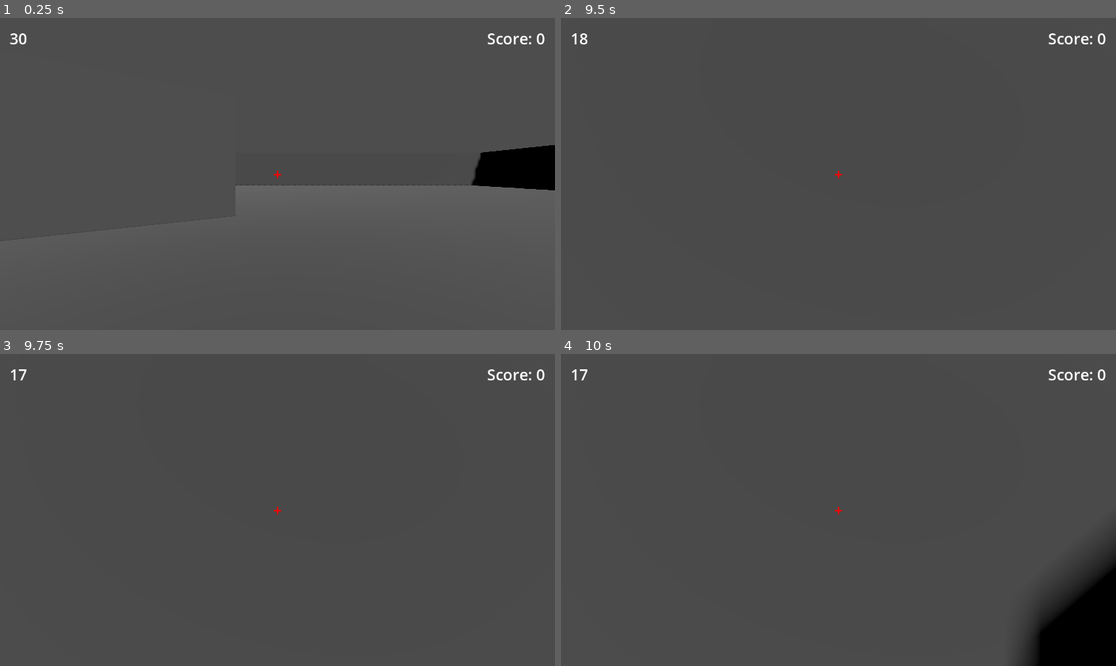
Above: before the commit, frames 1-4 (two rows, left to right).
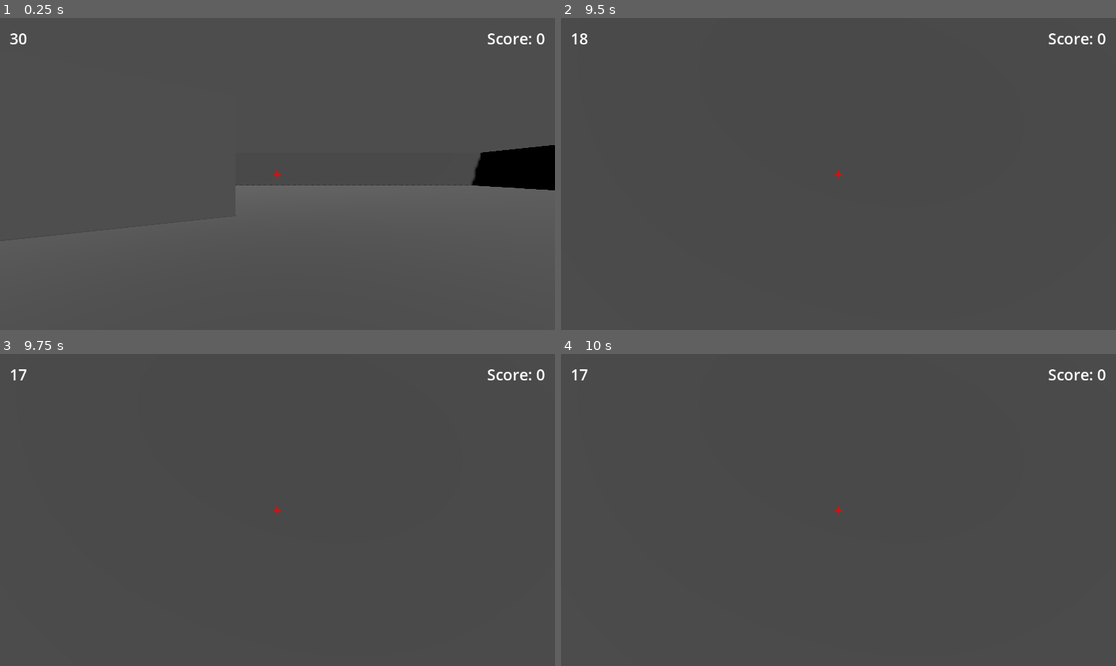
Above: after the commit, the same moments.

Repository: Fledgewing/cline-examples
Game: Godot game, scene res://scenes/main.tscn
Same seed, same stepped clock (60 frames per second), same inputs: the game is played once before the commit and once after it.
Inputs (mouse positions are in pixels of both pictures, inside the frame that each line leads up to):
- Up to frame 1 (0.25 s): no input
- Up to frame 2 (9.5 s): tap Enter at 0.5, 3.5, 5 s; move the mouse to (866, 174) at 0.52 s; hold W (move_forward) 0.53-5.78 s; click (866, 174) at 0.6 s; tap Space (jump) at 0.77, 1.52, 2.75, 3.02, 3.77, 4.25, 4.52, 5.75, 6.02, 6.77, 7.52, 9.02 s; move the mouse to (810, 174) at 1.27 s; click (810, 174) at 1.35 s; move the mouse to (849, 167) at 2.02 s; click (849, 167) at 2.1 s; move the mouse to (832, 180) at 2.77 s; click (832, 180) at 2.85 s; move the mouse to (877, 177) at 3.52 s; click (877, 177) at 3.6 s; move the mouse to (794, 170) at 4.27 s; click (794, 170) at 4.35 s; move the mouse to (844, 174) at 5.02 s; click (844, 174) at 5.1 s; move the mouse to (816, 167) at 5.77 s; hold D (move_right) 5.78-6.53 s; click (816, 167) at 5.85 s; move the mouse to (866, 174) at 6.52 s; hold W (move_forward) 6.53-8.78 s; click (866, 174) at 6.6 s; move the mouse to (810, 174) at 7.27 s; click (810, 174) at 7.35 s; move the mouse to (849, 167) at 8.02 s; click (849, 167) at 8.1 s; move the mouse to (832, 180) at 8.77 s; hold A (move_left) from 8.78 s (still down); click (832, 180) at 8.85 s
- Up to frame 3 (9.75 s): move the mouse to (316, 513) at 9.52 s; release A (move_left) at 9.53 s; hold W (move_forward) from 9.53 s (still down); click (316, 513) at 9.6 s
- Up to frame 4 (10 s): keep holding W (move_forward); tap Space (jump) at 9.77 s

Frames 1-3 are identical in both runs. In frame 4, 4.6% of the frame differs, in the area x 82-100%, y 59-100%.
Error in both runs: Invalid access to property or key 'debug_shape_enabled' on a base object of type 'RayCast3D'. (res://scripts/weapon.gd:32)

Commit message:
Game Over

Diff:
--- a/simple-fps-godot/scenes/main.tscn
+++ b/simple-fps-godot/scenes/main.tscn
@@ -176,3 +176,24 @@
 text = "Click to Play"
 horizontal_alignment = 1
 vertical_alignment = 1
+
+[node name="GameOver" type="Label" parent="UI"]
+unique_name_in_owner = true
+visible = false
+layout_mode = 1
+anchors_preset = 8
+anchor_left = 0.5
+anchor_top = 0.5
+anchor_right = 0.5
+anchor_bottom = 0.5
+offset_left = -300
+offset_top = -50
+offset_right = 300
+offset_bottom = 50
+grow_horizontal = 2
+grow_vertical = 2
+theme_override_font_sizes/font_size = 48
+text = "Game Over - an Enemy touched you.
+Press any key to restart."
+horizontal_alignment = 1
+vertical_alignment = 1
--- a/simple-fps-godot/scripts/enemy.gd
+++ b/simple-fps-godot/scripts/enemy.gd
@@ -55,7 +55,14 @@
         velocity = Vector3.ZERO
 
     # Move enemy
-    move_and_slide()
+    var collision = move_and_collide(velocity * _delta)
+    if collision:
+        var collider = collision.get_collider()
+        if collider.is_in_group("player"):
+            # Find game manager and trigger game over
+            var game_manager = get_tree().get_first_node_in_group("game_manager")
+            if game_manager:
+                game_manager.end_game()
 
 func take_damage(amount: int):
     if is_dead:
--- a/simple-fps-godot/scripts/game_manager.gd
+++ b/simple-fps-godot/scripts/game_manager.gd
@@ -8,10 +8,11 @@
 var score: int = 0
 var spawn_points: Array
 var game_started: bool = false
+var game_over: bool = false
 
 @onready var score_label = $"../UI/Score"
 @onready var click_to_play = $"../UI/ClickToPlay"
-@onready var nav_region = $"../NavigationRegion3D"
+@onready var game_over_label = $"../UI/GameOver"
 
 func _ready():
     spawn_points = get_tree().get_nodes_in_group("spawn_point")
@@ -21,15 +22,22 @@
     if OS.has_feature("web"):
         Input.mouse_mode = Input.MOUSE_MODE_VISIBLE
         click_to_play.visible = true
+        game_over_label.visible = false
     else:
         Input.mouse_mode = Input.MOUSE_MODE_CAPTURED
         click_to_play.visible = false
+        game_over_label.visible = false
         start_game()
 
 func _input(event):
+    if game_over:
+        if event is InputEventKey and event.pressed:
+            restart_game()
+            return
+
     if OS.has_feature("web"):
         if event is InputEventMouseButton and event.pressed:
-            if Input.mouse_mode == Input.MOUSE_MODE_VISIBLE:
+            if Input.mouse_mode == Input.MOUSE_MODE_VISIBLE and not game_over:
                 Input.mouse_mode = Input.MOUSE_MODE_CAPTURED
                 click_to_play.visible = false
                 start_game()
@@ -39,18 +47,40 @@
         return
 
     game_started = true
+    game_over = false
     score = 0
     score_label.text = "Score: " + str(score)
-
-    print_debug("Starting game...")
+    game_over_label.visible = false
 
     # Start spawning enemies
     spawn_enemy()
     spawn_enemy()  # Spawn two initially
     spawn_enemy()  # Spawn three initially
 
+func end_game():
+    game_over = true
+    game_started = false
+    Input.mouse_mode = Input.MOUSE_MODE_VISIBLE
+    game_over_label.text = "Game Over - an Enemy touched you.\nPress any key to restart."
+    game_over_label.visible = true
+
+    # Clear existing enemies
+    for enemy in get_tree().get_nodes_in_group("enemy"):
+        enemy.queue_free()
+
+func restart_game():
+    # Reset game state
+    game_over = false
+    score = 0
+    score_label.text = "Score: " + str(score)
+    game_over_label.visible = false
+    Input.mouse_mode = Input.MOUSE_MODE_CAPTURED
+
+    # Start new game
+    start_game()
+
 func spawn_enemy():
-    if !game_started:
+    if !game_started or game_over:
         return
 
     var current_enemies = get_tree().get_nodes_in_group("enemy")
@@ -61,7 +91,7 @@
         var enemy = enemy_scene.instantiate()
         enemy.position = spawn_point.position
         enemy.position.y = 0  # Ensure enemy is on ground
-        nav_region.add_child(enemy)
+        add_sibling(enemy)
         print_debug("Enemy spawned at ", enemy.position)
 
     # Schedule next spawn
@@ -71,4 +101,3 @@
 func enemy_killed():
     score += points_per_kill
     score_label.text = "Score: " + str(score)
-    print_debug("Enemy killed, score: ", score)
Not shown, changed: simple-fps-godot/exports/web/index.html
Not shown, changed: simple-fps-godot/exports/web/index.pck
